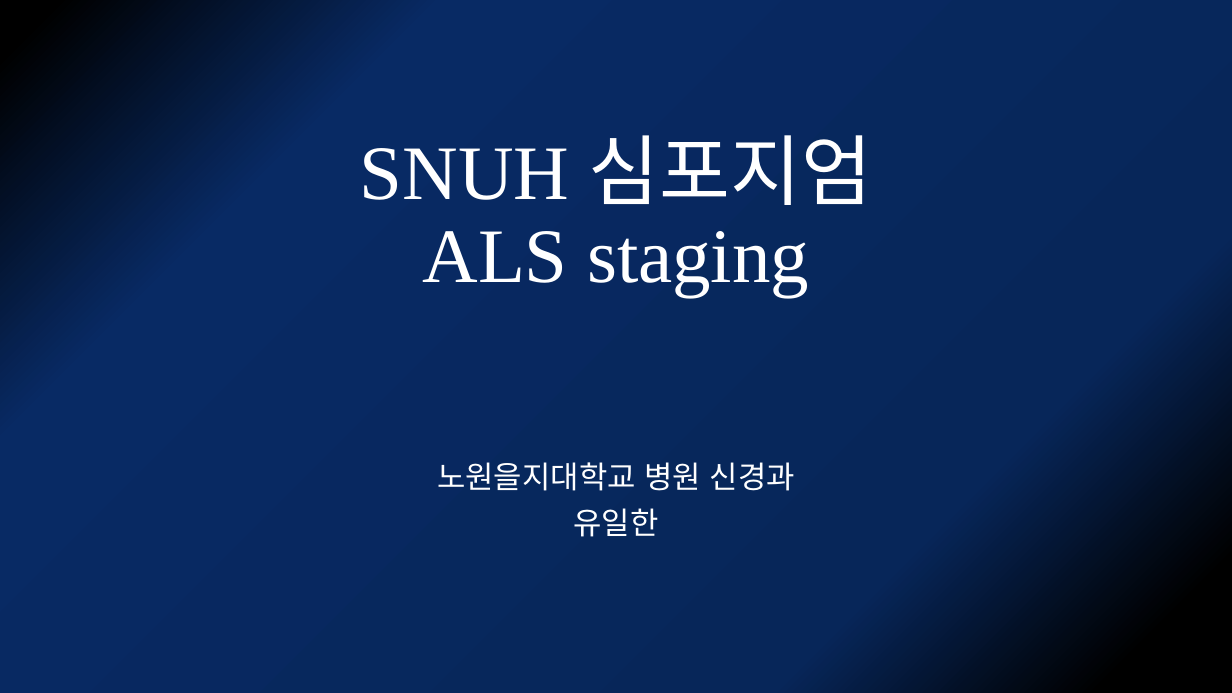
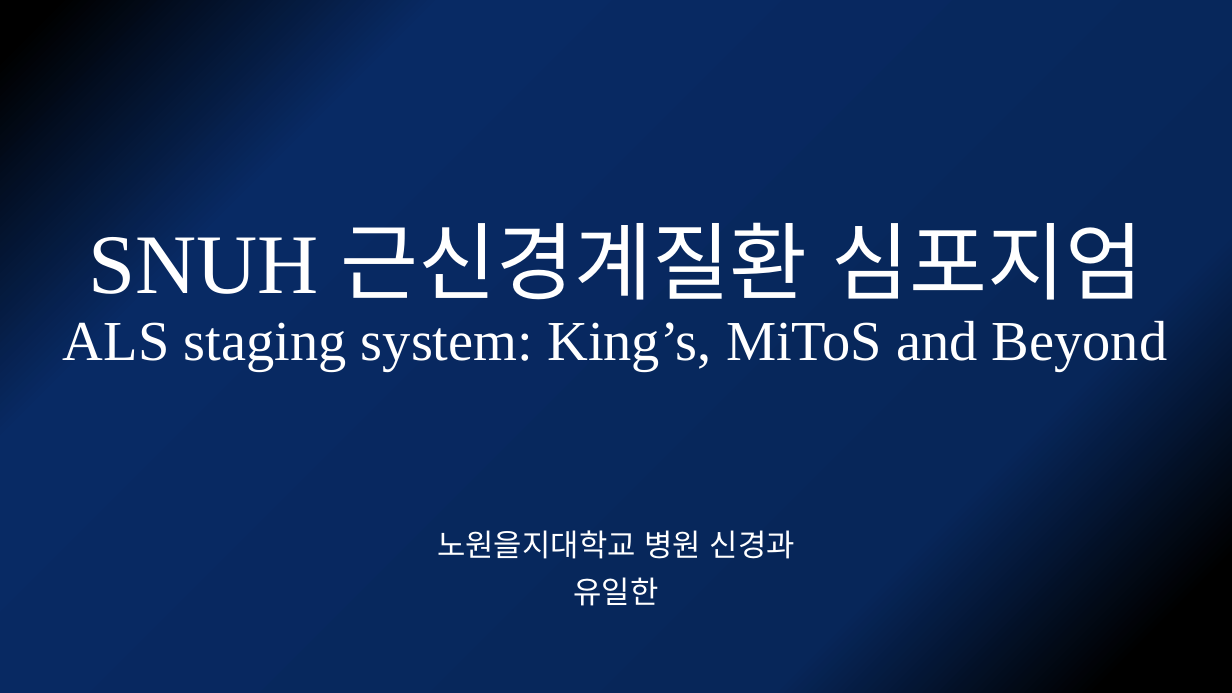
Before and after one commit to kjfdf/lecture, a slide deck: slide 1 of SNUH 심포지엄-유일한.pptx. Drawn at 1232x693 pixels with LibreOffice and Linux fonts; fonts in the diff are those of the drawing. Boxes give left, top, right and bottom in pixels: in the first picture for what was removed or moved away, otherwise in the second. Text is boxed around its words. In the diff, an @@ line names an element or a change of style, - is before the commit and + after.

```diff
--- a/SNUH 심포지엄-유일한.pptx
+++ b/SNUH 심포지엄-유일한.pptx
@@ title at <box>63,222,1168,372</box>: text changed; size 60 to 44 pt @@
-SNUH 심포지엄
-ALS staging
+SNUH 근신경계질환 심포지엄
+ALS staging system: King’s, MiToS and Beyond
@@ subtitle "노원을지대학교 병원 신경과": place and size @@
-subtitle "노원을지대학교 병원 신경과" at <box>437,462,795,537</box>
+subtitle "노원을지대학교 병원 신경과" at <box>437,530,795,606</box>
```
Also in this commit, not shown: 8 other slides changed, 3 slides added, 4 slides removed, 1 other file.
